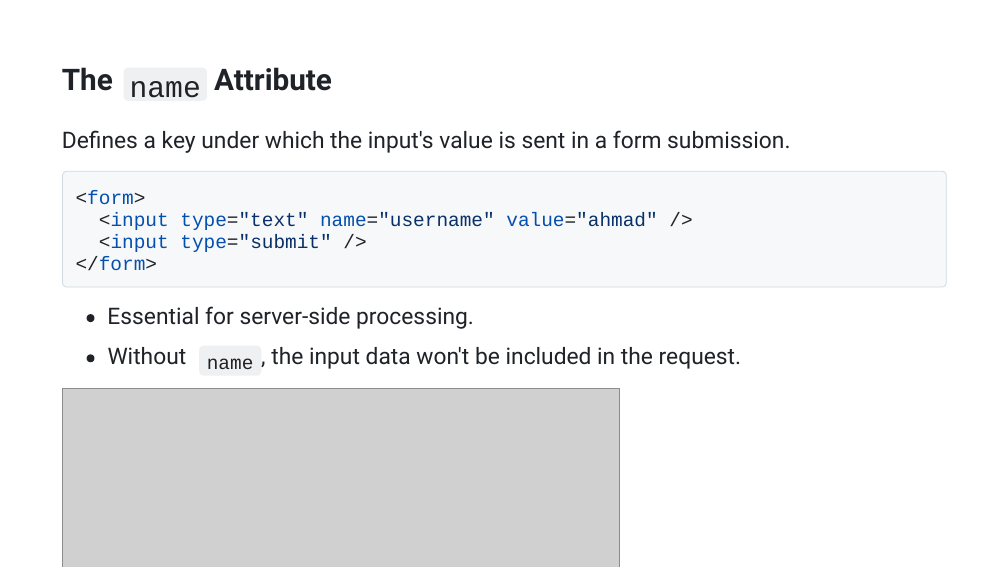
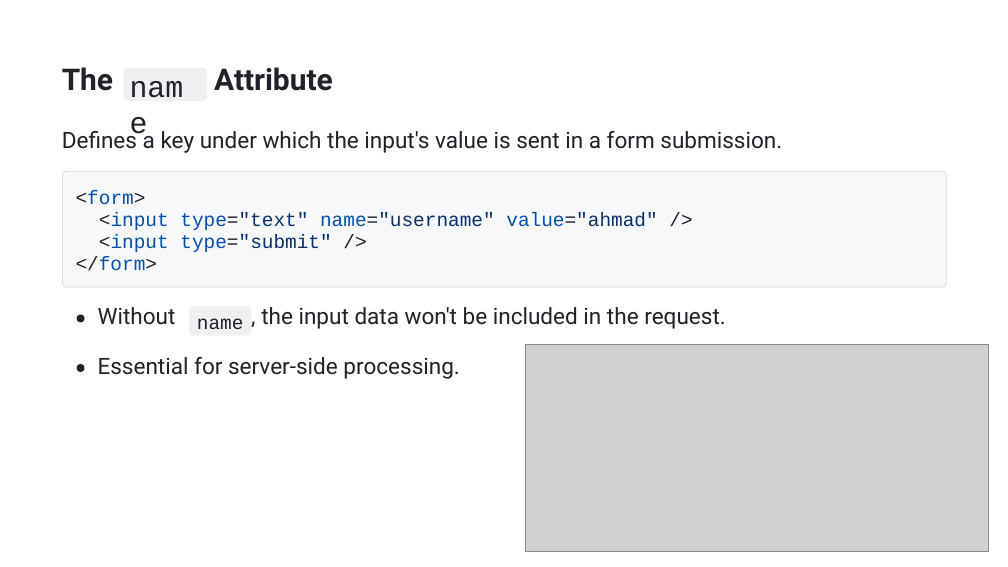
Before and after one commit to AhmedOsman101/Obsidian, a slide deck: slide 11 of src/College/yearTwo/firstTerm/WebDevelopment/tasks/presentation.pptx (slide 12 before the commit). Drawn at 1008x567 pixels with LibreOffice and Linux fonts; fonts in the diff are those of the drawing; grey boxes stand for pictures. Boxes give left, top, right and bottom in pixels: in the first picture for what was removed or moved away, otherwise in the second. Text is boxed around its words. In the diff, an @@ line names an element or a change of style, - is before the commit and + after.

```diff
--- a/src/College/yearTwo/firstTerm/WebDevelopment/tasks/presentation.pptx
+++ b/src/College/yearTwo/firstTerm/WebDevelopment/tasks/presentation.pptx
@@ text "name" at (320, 212, 495, 226): size 28.3 to 28.5 pt @@
@@ freeform shape: place and size @@
-freeform shape at (87, 315, 95, 322)
+freeform shape at (76, 315, 84, 322)
@@ 3 texts, 1 freeform shape: place and size @@
-3 texts, 1 freeform shape at (108, 346, 741, 376)
+3 texts, 1 freeform shape at (98, 306, 726, 337)
@@ size 21.7 to 21.5 pt in 4 elements at (62, 128, 782, 153), (98, 307, 176, 325), (261, 307, 726, 329), (98, 357, 459, 379) @@
@@ text "Essential for server-side processing.": place and size @@
-text "Essential for server-side processing." at (107, 306, 474, 329)
+text "Essential for server-side processing." at (98, 357, 459, 379)
@@ picture: place and size @@
-picture at (62, 389, 619, 567)
+picture at (526, 345, 988, 552)
@@ freeform shape: place and size @@
-freeform shape at (87, 355, 95, 362)
+freeform shape at (76, 364, 84, 372)
```
Also in this commit, not shown: 40 other slides changed, 1 slide added, 3 slides removed, 1 other file.
